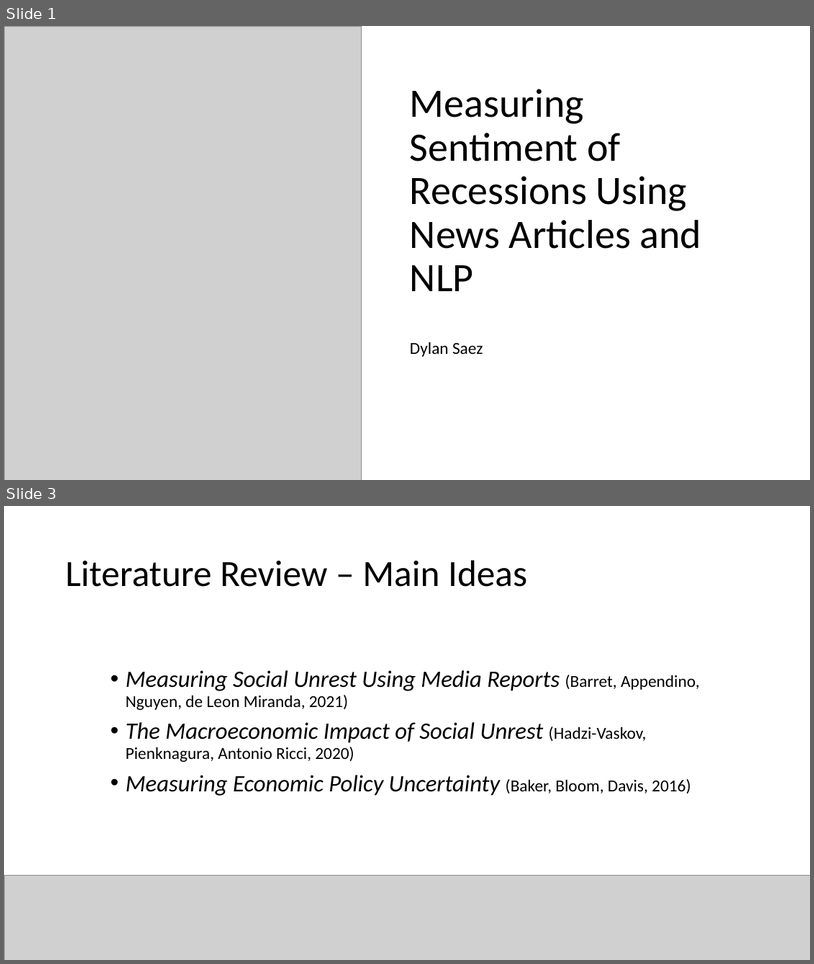
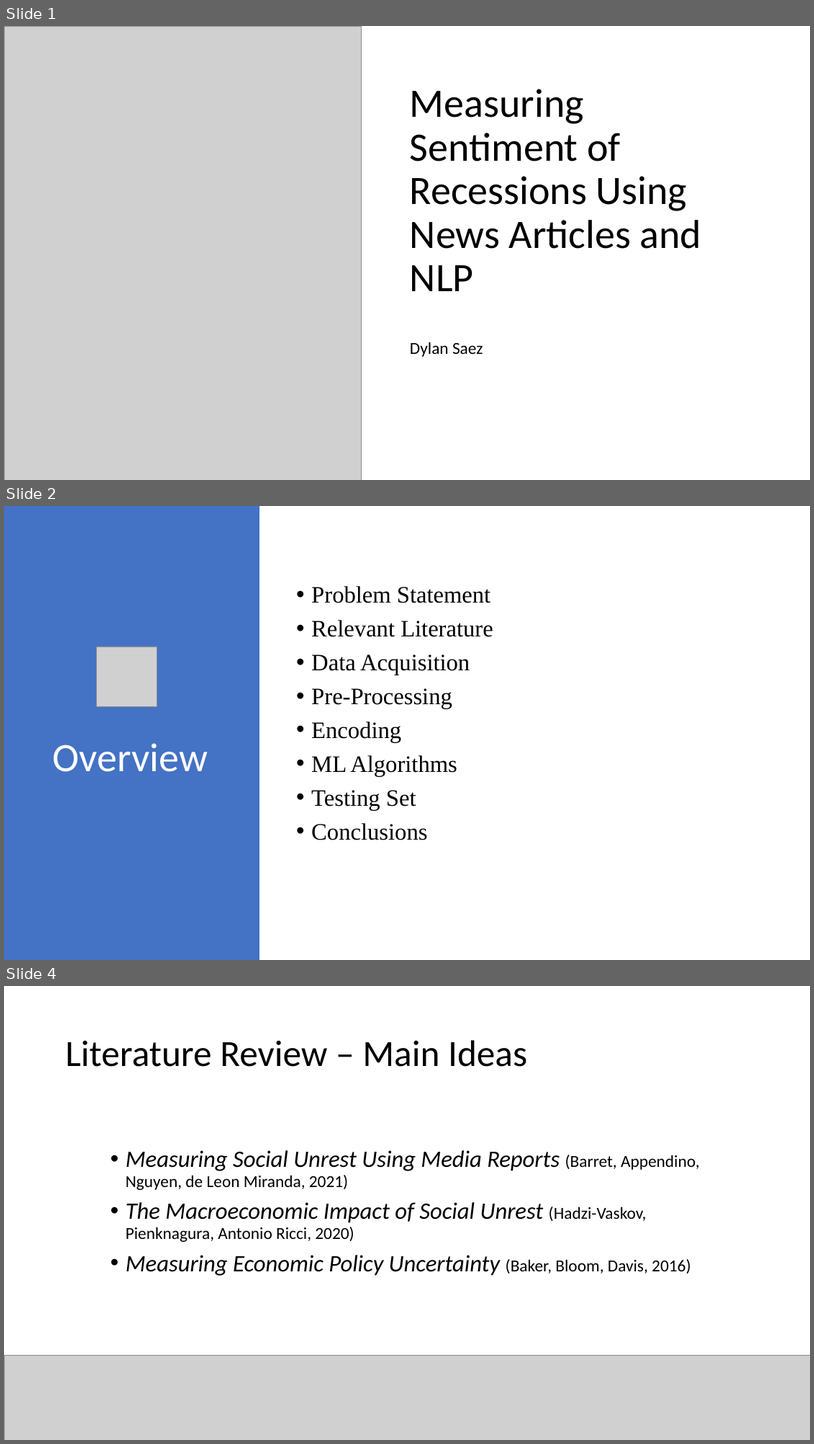
Before and after one commit to dsstudent2022/NLP-Spring-2022-Group5, a slide deck: final-group-presentation.pptx. Shown one above the other, each under a label of ours: slides 1 and 3 before the commit, slides 1, 2 and 4 after it; the slides between them are not shown. The pictures are 814x964 and 814x1444 pixels, drawn with LibreOffice and Linux fonts; fonts in the diff are those of the drawing; grey boxes stand for pictures. Boxes give left, top, right and bottom in pixels: in the first picture for what was removed or moved away, otherwise in the second. Text is boxed around its words. In the diff, an @@ line names an element or a change of style, - is before the commit and + after.

```diff
--- a/final-group-presentation.pptx
+++ b/final-group-presentation.pptx
@@ slide 2 added at [4,506,810,960], background #FFFFFF @@
@@ rectangle added at [4,506,260,960], fill #4472C4 @@
@@ text added at [311,586,493,840], 28 pt, text #000000 @@
+• Problem Statement
+• Relevant Literature
+• Data Acquisition
+• Pre-Processing
+• Encoding
+• ML Algorithms
+• Testing Set
+• Conclusions
@@ picture added at [97,646,157,707] @@
@@ title added at [53,743,208,772], 48 pt, text #FFFFFF @@
+Overview
@@ what was slide 3 is now slide 4 @@
```
Also in this commit, not shown: 7 slides changed.
